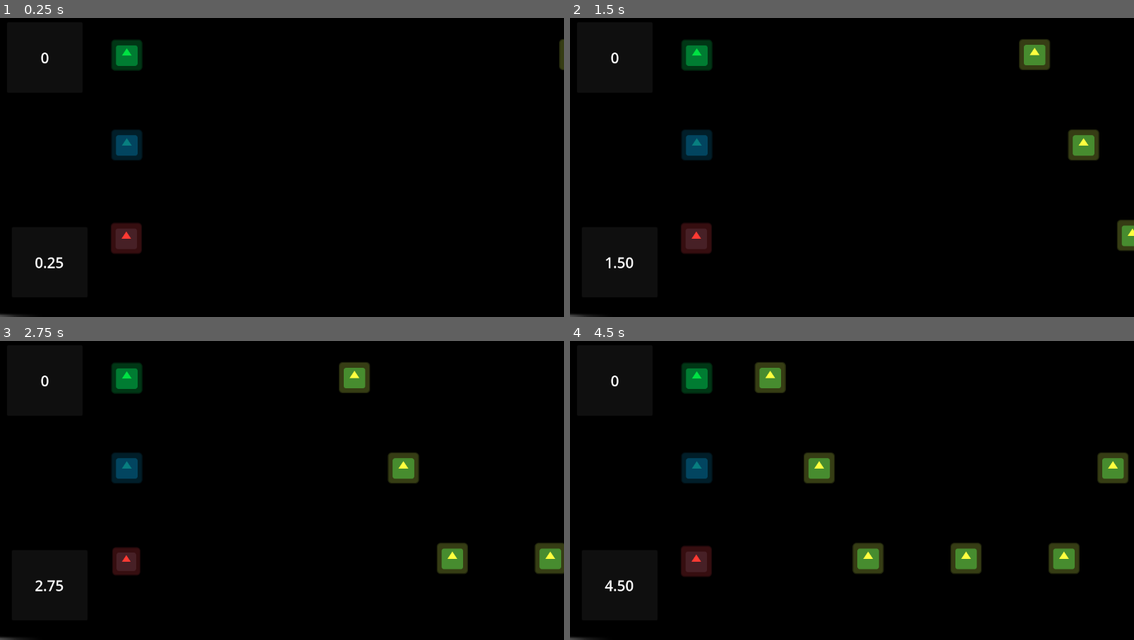
Above: before the commit, frames 1-4 (two rows, left to right).
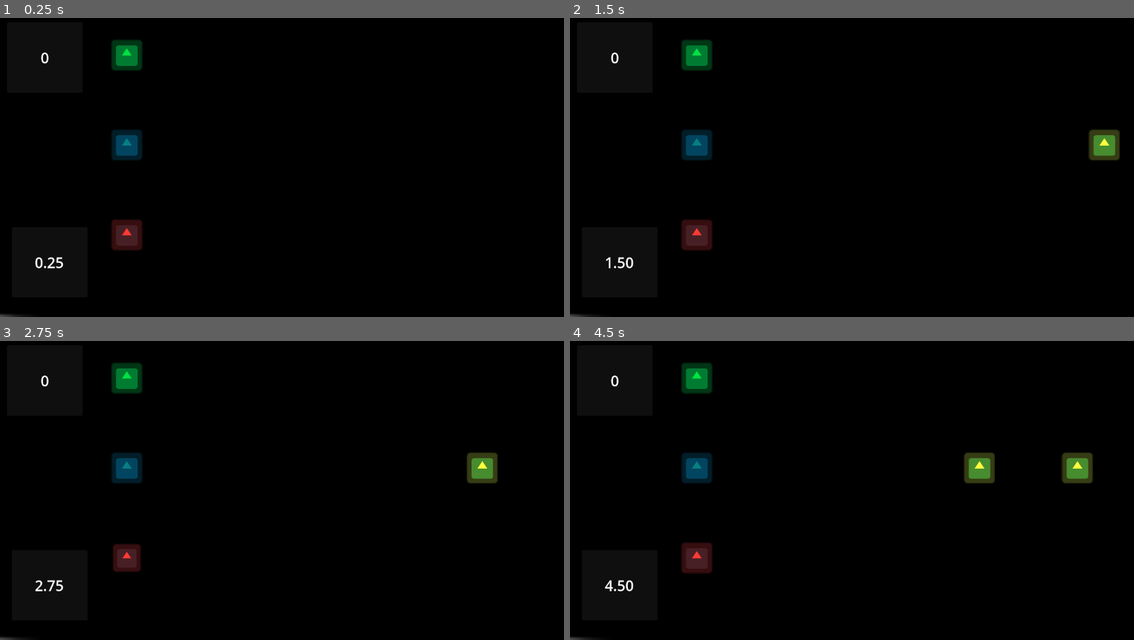
Above: after the commit, the same moments.

Repository: milnej/EscapeFromFrog
Game: Godot game, scene res://game.tscn
Same seed, same stepped clock (60 frames per second), same inputs: the game is played once before the commit and once after it. The engine's default icon, where the game draws it, is replaced by a stand-in: a white triangle on a blue panel in a dark square.
Inputs:
- Up to frame 1 (0.25 s): no input
- Up to frame 2 (1.5 s): hold L (note_right) 0.53-1.28 s; tap Space (beetle_attack) at 0.6 s; tap D (beetle_bottom) at 1.35 s
- Up to frame 3 (2.75 s): hold L (note_right) from 2.03 s (still down); tap S (beetle_middle) at 2.1 s
- Up to frame 4 (4.5 s): tap A (beetle_top) at 2.85 s; release L (note_right) at 3.53 s; tap Space (beetle_attack) at 3.6 s; tap D (beetle_bottom) at 4.35 s

The runs differ from the first frame. In frame 1, 0.3% of the frame differs, in the area x 19-100%, y 7-79%; in frame 2, 1.9%; in frame 3, 3.0%; in frame 4, 4.7%, in the area x 19-99%, y 7-79%.

Commit message:
variable naming and such

Diff:
--- a/Scripts/note.gd
+++ b/Scripts/note.gd
@@ -7,7 +7,7 @@
 var is_collected: bool = false
 var note_picker: Note_Picker
 
-const NOTE_DISTANCE: int = 185
+const LANE_DISTANCE: int = 185
 
 # Called when the node enters the scene tree for the first time.
 func _ready():
@@ -29,7 +29,7 @@
 		2: # Right
 			x = 1
 
-	self.position = Vector2(note_position, x * NOTE_DISTANCE)
+	self.position = Vector2(note_position, x * LANE_DISTANCE)
 
 func collect():
 	if !is_collected:
--- a/road.gd
+++ b/road.gd
@@ -5,9 +5,18 @@
 
 var note_count = 0
 var beat_map_file_name = "res://beatMap1.txt"
+var note_move_speed
+var note_scale
 
-var bpm = 60
-var note_move_speed = 3
+const DIST_BETWEEN_NOTES = 200
+
+func calculate_note_speed(bpm):
+	var note_length = DIST_BETWEEN_NOTES * 0.005
+	var beat_in_seconds = 60/float(bpm)
+
+	note_move_speed = note_length/beat_in_seconds
+	note_scale = note_length/DIST_BETWEEN_NOTES
+	print(note_scale)
 
 # Called when the node enters the scene tree for the first time.
 func _ready():
@@ -15,6 +24,9 @@
 	var file = FileAccess.open(beat_map_file_name, FileAccess.READ)
 	var beat_map_raw = file.get_as_text()
 	var beat_map = beat_map_raw.split('\n')
+	var bpm = 85
+
+	calculate_note_speed(bpm)
 
 	for i in range(len(beat_map)):
 		add_note(beat_map[i])
@@ -31,6 +43,6 @@
 
 	note.line = note_lane
 
-	note.note_position = note_count * 100
+	note.note_position = note_count * DIST_BETWEEN_NOTES
 	note_conductor.add_child(note)
 	note_count += 1
--- a/road.tscn
+++ b/road.tscn
@@ -27,7 +27,7 @@
 modulate = Color(0.121569, 0.494118, 0.501961, 1)
 
 [node name="NotePickerRight" parent="." instance=ExtResource("2_01g0b")]
-position = Vector2(-97, 479)
+position = Vector2(-96, 472)
 scale = Vector2(1.00296, 1.02475)
 note_number = 2
 metadata/_edit_group_ = true
Not shown, changed: beatMap1.txt
